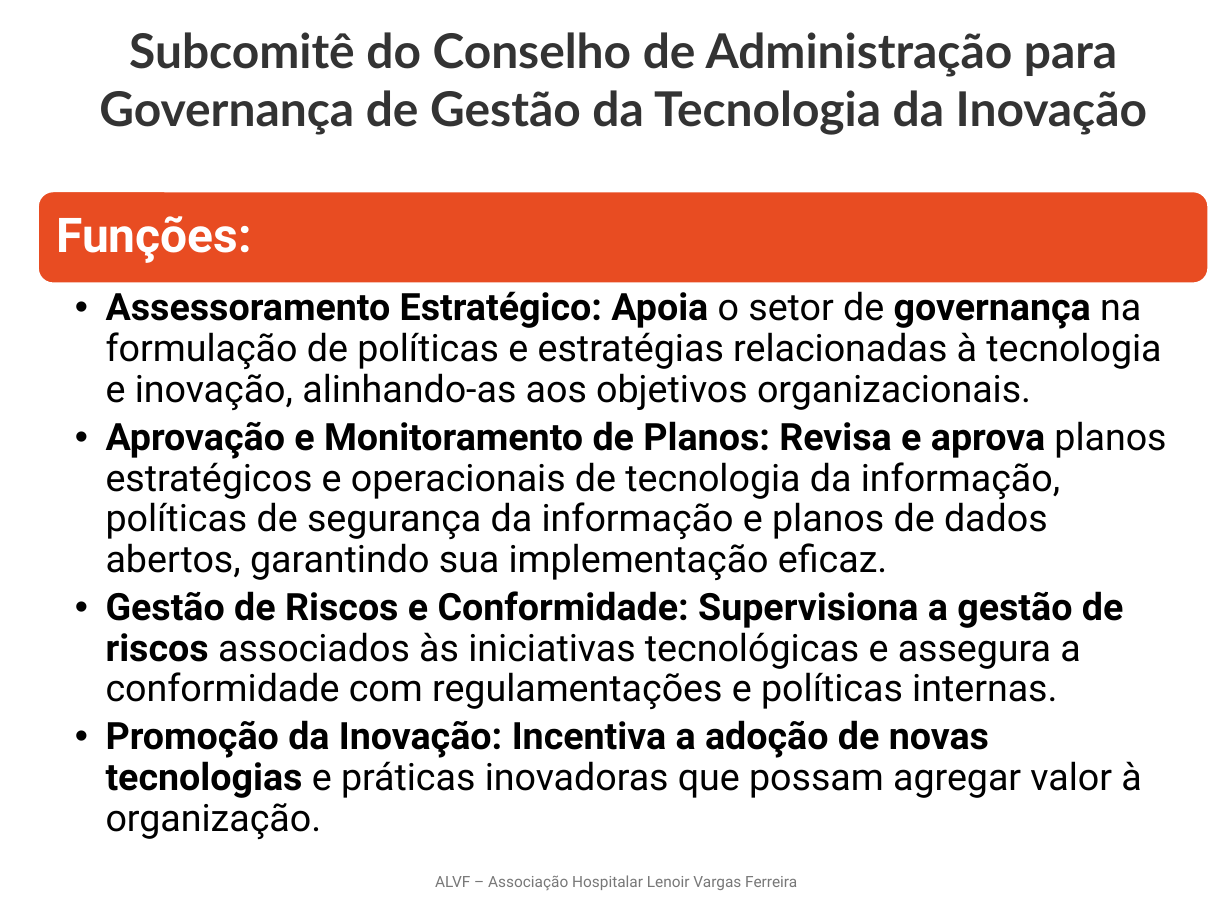
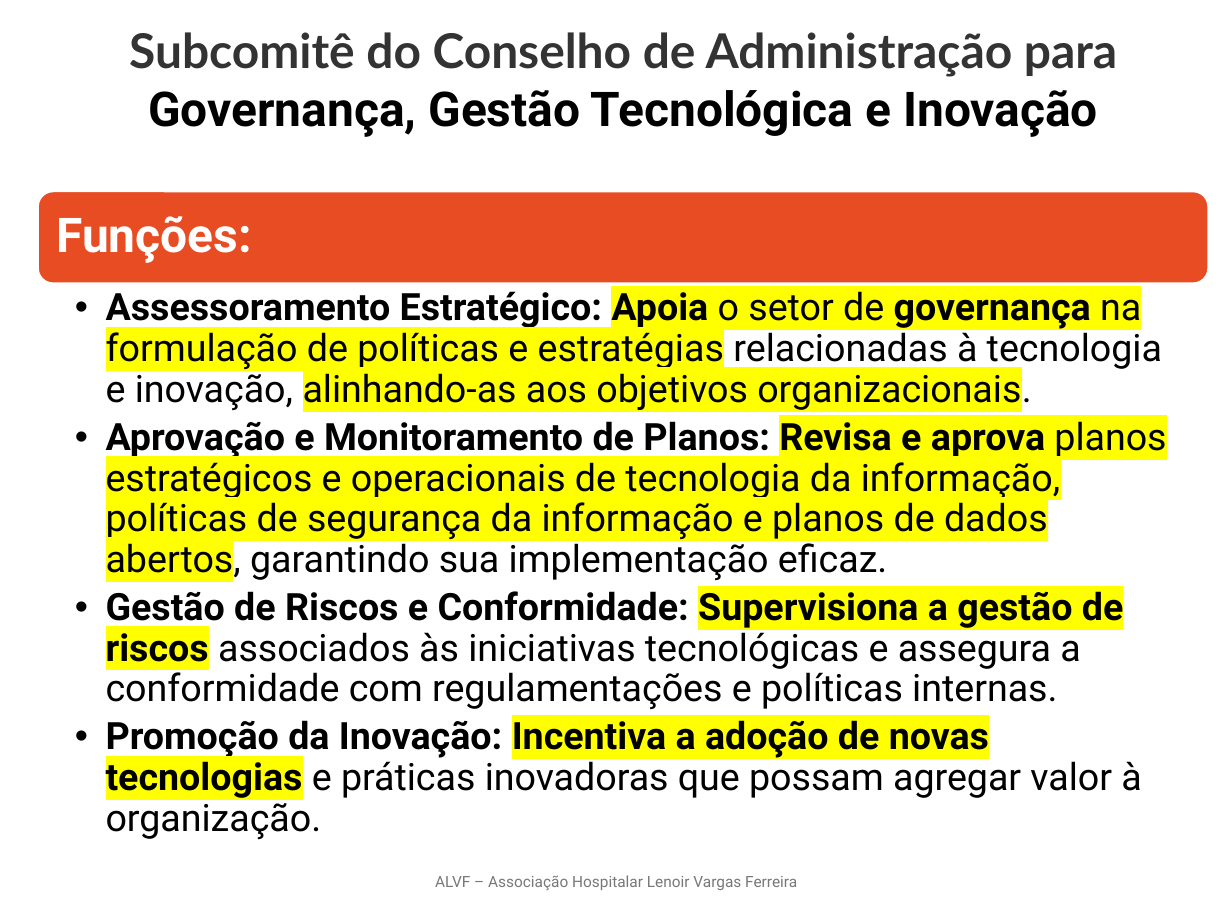
Before and after one commit to ProjetosALVF/ALVF_ProspeccaoGestao_TI, a slide deck: slide 9 of ALVF_Organizacional_ConselhoDe Administracao_Fev_2025/Estrutura_OrganizacionalGovernançaDeTI_ALVF.pptx. Drawn at 1232x924 pixels with LibreOffice and Linux fonts; fonts in the diff are those of the drawing; background and template pictures are left out. Boxes give left, top, right and bottom in pixels: in the first picture for what was removed or moved away, otherwise in the second. Text is boxed around its words. In the diff, an @@ line names an element or a change of style, - is before the commit and + after.

```diff
--- a/ALVF_Organizacional_ConselhoDe Administracao_Fev_2025/Estrutura_OrganizacionalGovernançaDeTI_ALVF.pptx
+++ b/ALVF_Organizacional_ConselhoDe Administracao_Fev_2025/Estrutura_OrganizacionalGovernançaDeTI_ALVF.pptx
@@ text at (129, 32, 1117, 137): text changed @@
-Subcomitê do Conselho de Administração para Governança de Gestão da Tecnologia da Inovação
+Subcomitê do Conselho de Administração para Governança, Gestão Tecnológica e Inovação
@@ text "Assessoramento Estratégico: Apoia o setor ..." at (106, 291, 1166, 839): highlight none to #FFFF00 in "Apoia o setor de governança na formulação ...", "Revisa e aprova planos estratégicos e operacionais ...", "Supervisiona a gestão de riscos", "Incentiva a adoção de novas tecnologias" @@
```
Also in this commit, not shown: 10 other slides changed, 5 other files.
